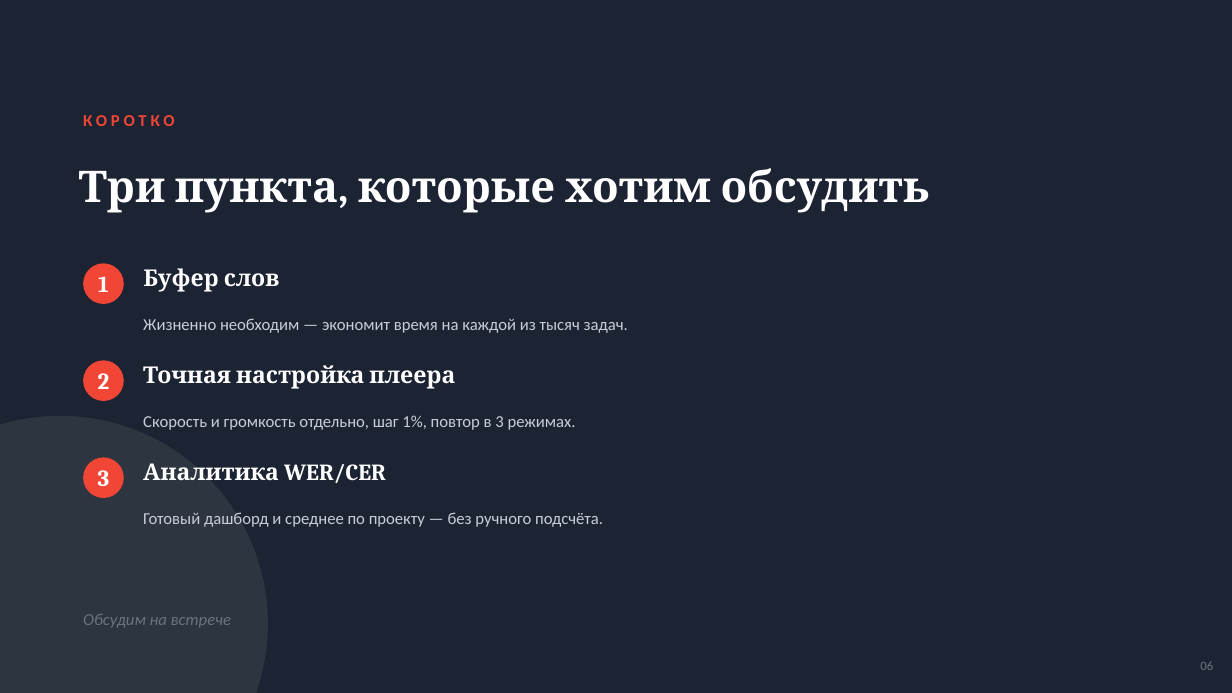
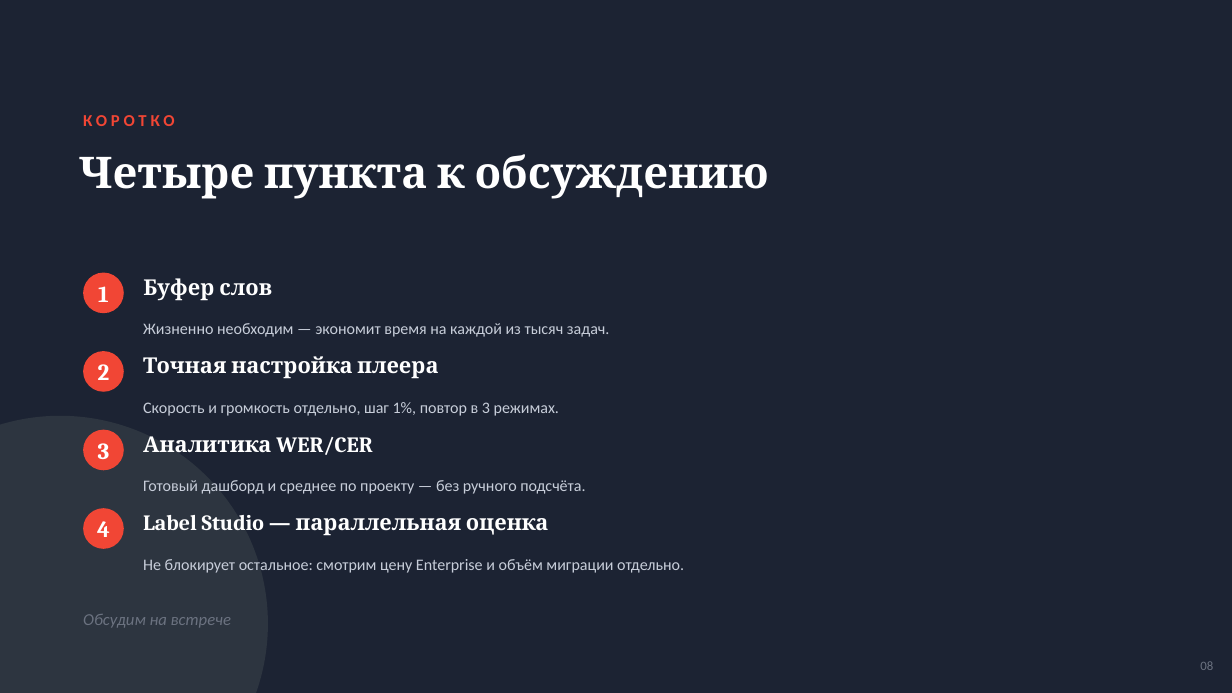
Before and after one commit to DamirKage/STT, a slide deck: slide 8 of presentation/Kaspi-Markup-presentation.pptx (slide 6 before the commit). Drawn at 1232x693 pixels with LibreOffice and Linux fonts; fonts in the diff are those of the drawing. Boxes give left, top, right and bottom in pixels: in the first picture for what was removed or moved away, otherwise in the second. Text is boxed around its words. In the diff, an @@ line names an element or a change of style, - is before the commit and + after.

```diff
--- a/presentation/Kaspi-Markup-presentation.pptx
+++ b/presentation/Kaspi-Markup-presentation.pptx
@@ text at (79,154,769,199): text changed @@
-Три пункта, которые хотим обсудить
+Четыре пункта к обсуждению
@@ 2 texts, 1 ellipse: place and size @@
-2 texts, 1 ellipse at (83,263,280,304)
+2 texts, 1 ellipse at (83,273,272,313)
@@ 2 texts, 1 ellipse: place and size @@
-2 texts, 1 ellipse at (83,360,455,401)
+2 texts, 1 ellipse at (83,351,438,392)
@@ text "Скорость и громкость отдельно, шаг ...": place and size @@
-text "Скорость и громкость отдельно, шаг ..." at (143,415,576,430)
+text "Скорость и громкость отдельно, шаг ..." at (143,402,559,416)
@@ text "3": place and size @@
-text "3" at (98,470,110,486)
+text "3" at (98,443,110,459)
@@ ellipse: place and size @@
-ellipse at (83,457,124,498)
+ellipse at (83,430,124,470)
@@ size 18 to 17 pt in 3 elements at (143,278,272,301), (143,356,438,379), (143,436,372,455) @@
@@ text "Аналитика WER/CER": place and size @@
-text "Аналитика WER/CER" at (143,463,386,483)
+text "Аналитика WER/CER" at (143,436,372,455)
@@ size 13 to 12.5 pt in 3 elements at (143,323,610,337), (143,402,559,416), (143,480,585,494) @@
@@ text "Готовый дашборд и среднее по ...": place and size @@
-text "Готовый дашборд и среднее по ..." at (143,512,603,527)
+text "Готовый дашборд и среднее по ..." at (143,480,585,494)
@@ ellipse added at (83,508,124,549), fill #F14635 @@
@@ text added at (97,521,110,537), 18 pt, text #FFFFFF, bold @@
+4
@@ text added at (143,515,549,536), 17 pt, text #FFFFFF, bold @@
+Label Studio — параллельная оценка
@@ text added at (143,559,684,573), 12.5 pt, text #C7CDD9 @@
+Не блокирует остальное: смотрим цену Enterprise и объём миграции отдельно.
```
Also in this commit, not shown: 2 slides added.
